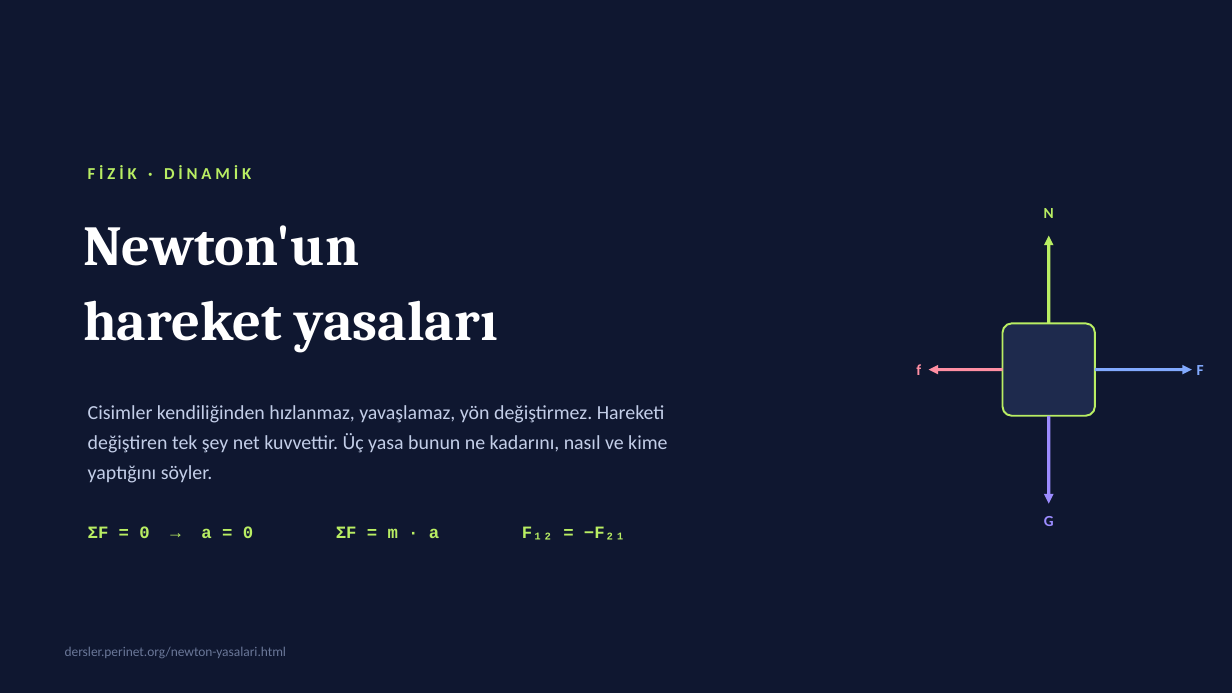
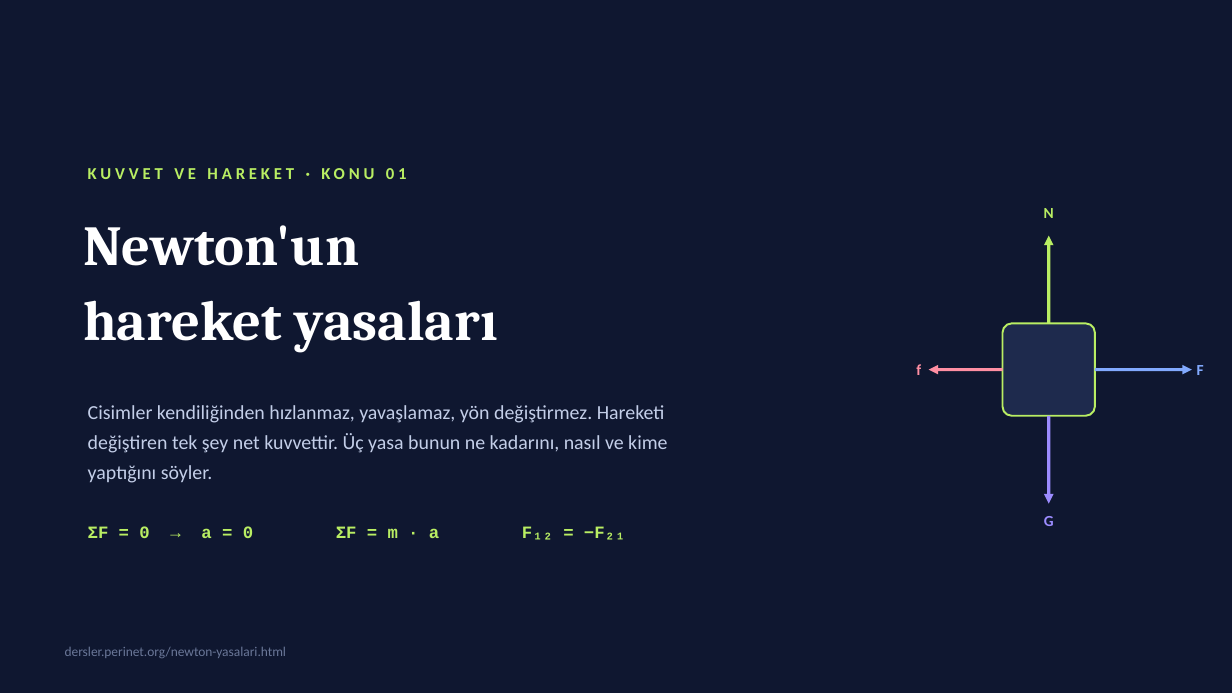
Before and after one commit to elestirmen/dersler, a slide deck: slide 1 of dist/sunum/newton-yasalari.pptx. Drawn at 1232x693 pixels with LibreOffice and Linux fonts; fonts in the diff are those of the drawing. Boxes give left, top, right and bottom in pixels: in the first picture for what was removed or moved away, otherwise in the second. Text is boxed around its words. In the diff, an @@ line names an element or a change of style, - is before the commit and + after.

```diff
--- a/dist/sunum/newton-yasalari.pptx
+++ b/dist/sunum/newton-yasalari.pptx
@@ text at [88, 168, 407, 179]: text changed @@
-FİZİK · DİNAMİK
+KUVVET VE HAREKET · KONU 01
```
Also in this commit, not shown: 12 other slides changed, 10 other files.
